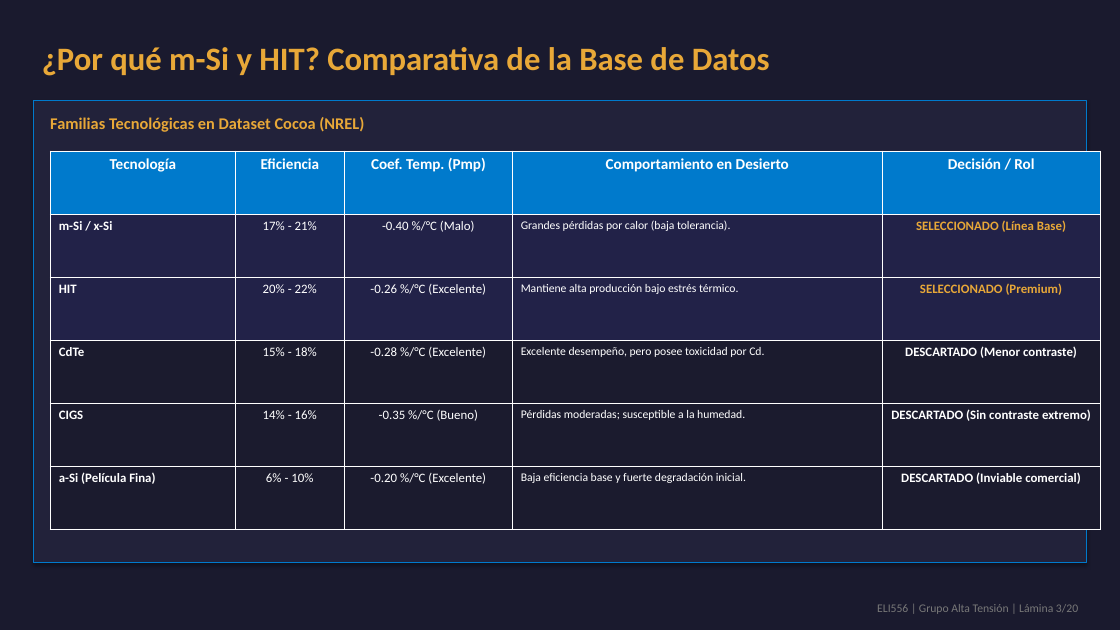
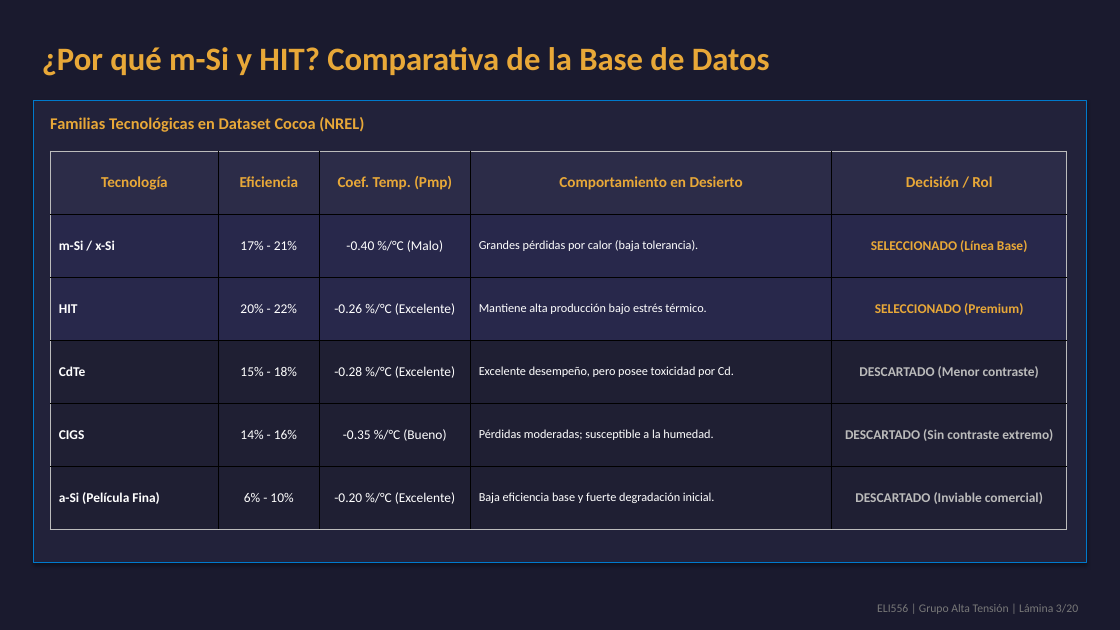
Before and after one commit to theChosen16/t2-paneles, a slide deck: slide 3 of output/Presentacion_Final_ELI556_Atacama.pptx. Drawn at 1120x630 pixels with LibreOffice and Linux fonts; fonts in the diff are those of the drawing. Boxes give left, top, right and bottom in pixels: in the first picture for what was removed or moved away, otherwise in the second. Text is boxed around its words. In the diff, an @@ line names an element or a change of style, - is before the commit and + after.

Commit message:
Style fix: Redesign Slide 3 table with dark-mode theme, vertical alignment, and balanced columns

```diff
--- a/output/Presentacion_Final_ELI556_Atacama.pptx
+++ b/output/Presentacion_Final_ELI556_Atacama.pptx
@@ table at (50,151,1067,529) @@
@@ fill #007ACC to #2C2C48 in row 1 @@
@@ fill #222248 to #28284B in 10 cells @@
@@ fill #1B1B2E to #1F1F33 in 15 cells @@
@@ text colour #FFFFFF to #E8A838 in "Tecnología", "Eficiencia", "Coef. Temp. (Pmp)", "Comportamiento en Desierto" and 1 more places @@
@@ size 11 to 11.5 pt in "m-Si / x-Si", "17% - 21%", "-0.40 %/°C (Malo)", "SELECCIONADO (Línea Base)" and 16 more places @@
@@ size 10 to 10.5 pt in "Grandes pérdidas por calor (baja tolerancia).", "Mantiene alta producción bajo estrés térmico.", "Excelente desempeño, pero posee toxicidad por Cd.", "Pérdidas moderadas; susceptible a la humedad." and 1 more places @@
@@ text colour #FFFFFF to #BBBBBB in "DESCARTADO (Menor contraste)", "DESCARTADO (Sin contraste extremo)", "DESCARTADO (Inviable comercial)" @@
@@ borders changed @@
@@ table: place and size @@
-table at (50,151,1101,529)
+table at (50,151,1067,529)
```
Also in this commit, not shown: 2 other files.
